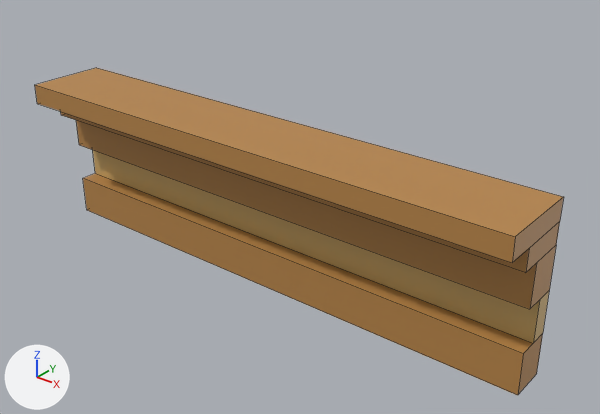
What one commit did to the FBX model Assets/Models/upper_room_detail.fbx.
One viewpoint serves both versions: a 50 mm camera at (0.866, -1.039, 3.488) aimed at (0.067, -0.041, 2.869). Arrows for +X, +Y and +Z are at lower left; the lights stay in place. Mesh edges are drawn as thin lines.

In view in the first picture: 'Upper Room Detail'.
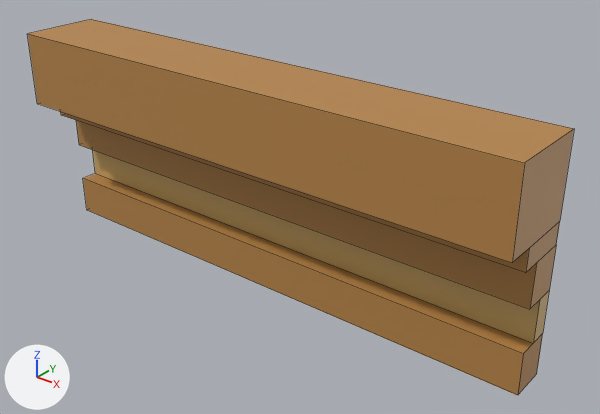
Location of each change, (x1, y1, x2, y2) in pixels of the pictures (600 x 414 px; the box of a moved part takes in the faces that stretch with it):
'Upper Room Detail', reshaped (15% taller): before (35, 68, 564, 395); after (27, 19, 574, 395)
part 1 of me_cube_016, moved or reshaped: before (35, 68, 564, 263); after (27, 19, 574, 263)

Diff of the bpy script that builds the scene:
```diff
--- a/Assets/Models/upper_room_detail.fbx.py
+++ b/Assets/Models/upper_room_detail.fbx.py
@@ me_cube_016 @@
 me_cube_016.from_pydata(...)  # 32 vertices, 26 faces; spans x -0.5..0.5, y -0.15..0.0, z 2.7..3.0
 # used by ob_upper_room_detail; location = (0.0, 0.0, 0.0)
 # before: 1 (-0.5, 0.0, 3.0) at pixel (96, 67), 3 (0.5, 0.0, 3.0) at pixel (563, 196), 17 (-0.5, -0.15, 3.0) at pixel (34, 84), 18 (0.5, -0.15, 3.0) at pixel (515, 236)
+# me_cube_016 part 1
+for i in [1, 3, 17, 18]: me_cube_016.vertices[i].co += Vector((0.0, 0.0, 0.1))
 me_cube_016.materials.append(mat_material_upper_room_detail)
```
